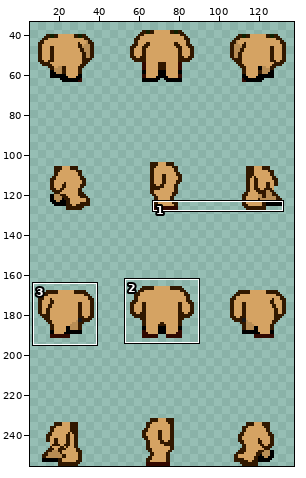
Sprite sheet -- data/sprites/outfit/body-testing/body_002.png. Above, an overview of the earlier version with the close-up marked.
Close-up. First the earlier version:
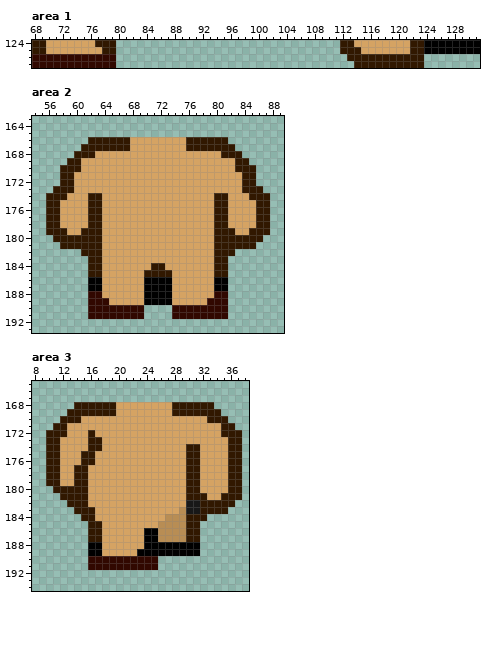
The file is 144x256 pixels. Shown: area 1: x 68..131, y 124..127; area 2: x 54..89, y 163..193; area 3: x 8..38, y 165..194. The wide view leaves out empty margins. The commit also changed other parts of the picture, which this record leaves out.
After:
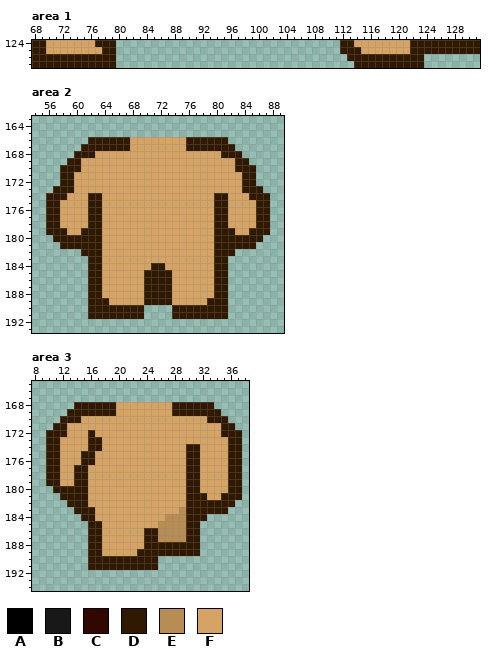
Palette (. is transparent): A #000000  B #181818  C #310800  D #311800  E #b88d54  F #d5a363
Diff:
--- area 1
@@ x 68..131 @@
-124 DDFFFFFFFDDD................................DDFFFFFFFFDDAAAAAAAA
-125 DDFFFFFFFFDD................................DDDFFFFFFFDDAAAAAAAA
-126 CCCCCCCCCCCC.................................DDDDDDDDDDD........
-127 CCCCCCCCCCCC..................................DDDDDDDDDD........
+124 DDFFFFFFFDDD................................DDFFFFFFFFDDDDDDDDDD
+125 DDFFFFFFFFDD................................DDDFFFFFFFDDDDDDDDDD
+126 DDDDDDDDDDDD.................................DDDDDDDDDDD........
+127 DDDDDDDDDDDD..................................DDDDDDDDDD........
--- area 2
@@ x 60..83 @@
 185 ..DDFFFFFFDDDDFFFFFFDD..
-186 ..AAFFFFFFAAAAFFFFFFAA..
-187 ..AAFFFFFFAAAAFFFFFFAA..
-188 ..CCFFFFFFAAAAFFFFFFCC..
-189 ..CCCFFFFFAAAAFFFFFCCC..
-190 ..CCCCCCCC....CCCCCCCC..
-191 ..CCCCCCCC....CCCCCCCC..
+186 ..DDFFFFFFDDDDFFFFFFDD..
+187 ..DDFFFFFFDDDDFFFFFFDD..
+188 ..DDFFFFFFDDDDFFFFFFDD..
+189 ..DDDFFFFFDDDDFFFFFDDD..
+190 ..DDDDDDDD....DDDDDDDD..
+191 ..DDDDDDDD....DDDDDDDD..
 192 ........................
--- area 3
@@ x 14..33 @@
 181 DDFFFFFFFFFFFFFFDDDF
-182 DDFFFFFFFFFFFFFFBBDD
-183 DDDFFFFFFFFFFFFEBBDD
+182 DDFFFFFFFFFFFFFFDDDD
+183 DDDFFFFFFFFFFFFEDDDD
 184 .DDFFFFFFFFFFEEEDDD.
 185 ..DDFFFFFFFFEEEEDD..
-186 ..DDFFFFFFAAEEEEDD..
-187 ..DDFFFFFFAAEEEEDD..
-188 ..AAFFFFFFAAAAAAAA..
-189 ..AAFFFFFAAAAAAAAA..
-190 ..CCCCCCCCCC........
-191 ..CCCCCCCCCC........
+186 ..DDFFFFFFDDEEEEDD..
+187 ..DDFFFFFFDDEEEEDD..
+188 ..DDFFFFFFDDDDDDDD..
+189 ..DDFFFFFDDDDDDDDD..
+190 ..DDDDDDDDDD........
+191 ..DDDDDDDDDD........
 192 ....................
Changed places in both close-ups, as pixel boxes (x1, y1, x2, y2):
changed: (424, 40, 480, 54)
changed: (32, 54, 116, 68)
changed: (88, 277, 228, 319)
changed: (88, 500, 200, 570)
